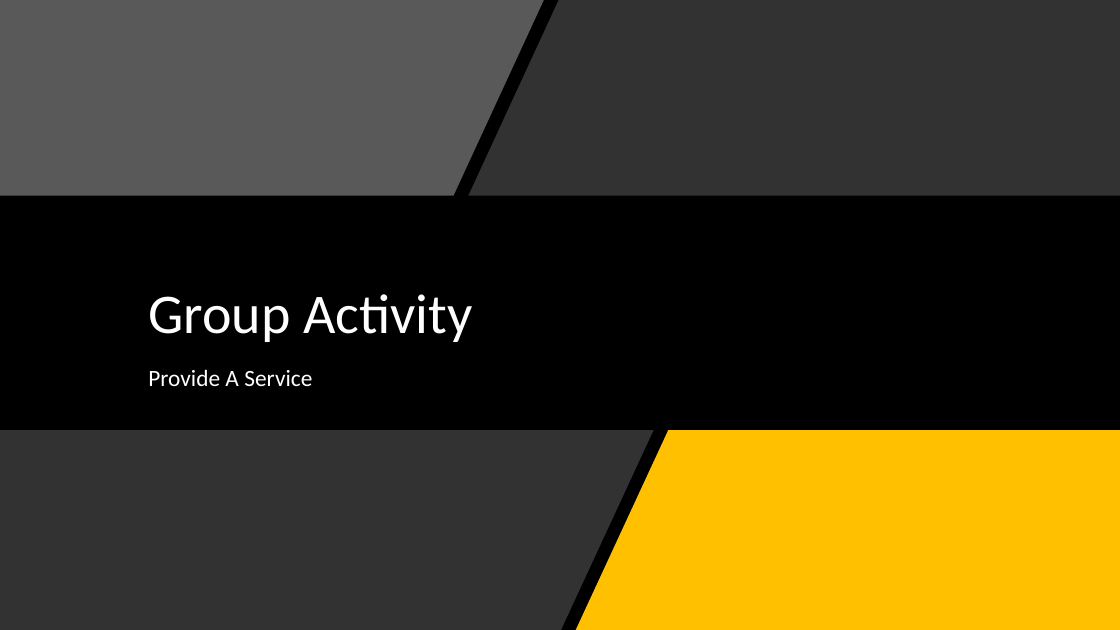
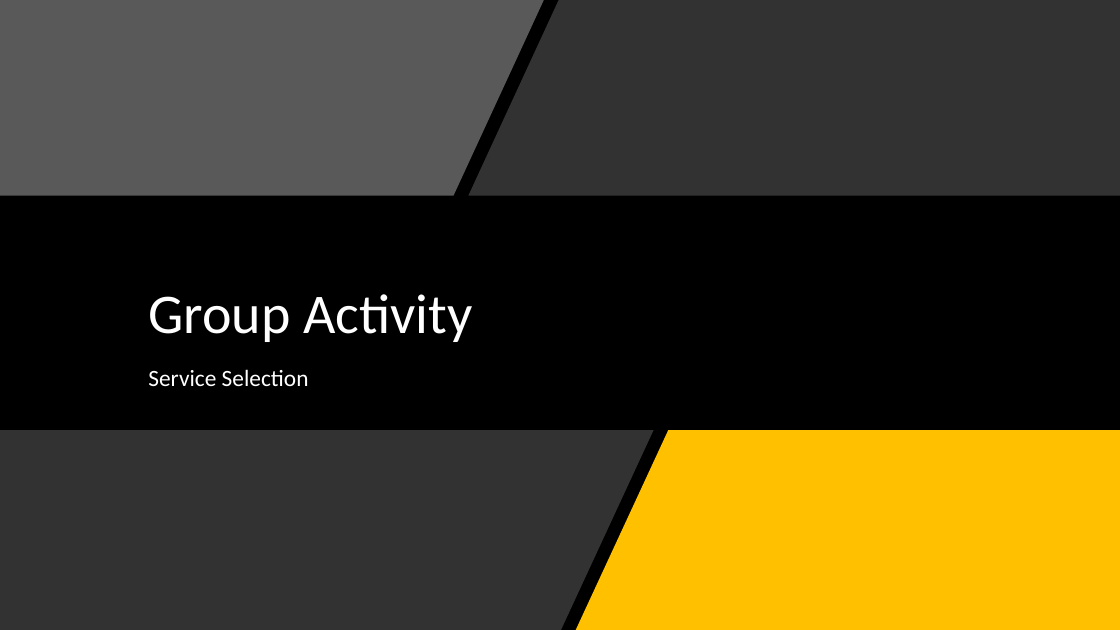
Before and after one commit to orstewar/ist346-content, a slide deck: slide 26 of content/10-services-monitoring-logging.pptx (slide 36 before the commit). Drawn at 1120x630 pixels with LibreOffice and Linux fonts; fonts in the diff are those of the drawing. Boxes give left, top, right and bottom in pixels: in the first picture for what was removed or moved away, otherwise in the second. Text is boxed around its words. In the diff, an @@ line names an element or a change of style, - is before the commit and + after.

```diff
--- a/content/10-services-monitoring-logging.pptx
+++ b/content/10-services-monitoring-logging.pptx
@@ text at [148, 369, 309, 386]: text changed @@
-Provide A Service
+Service Selection
```
Also in this commit, not shown: 13 other slides changed, 1 slide added, 11 slides removed, 2 other files.
